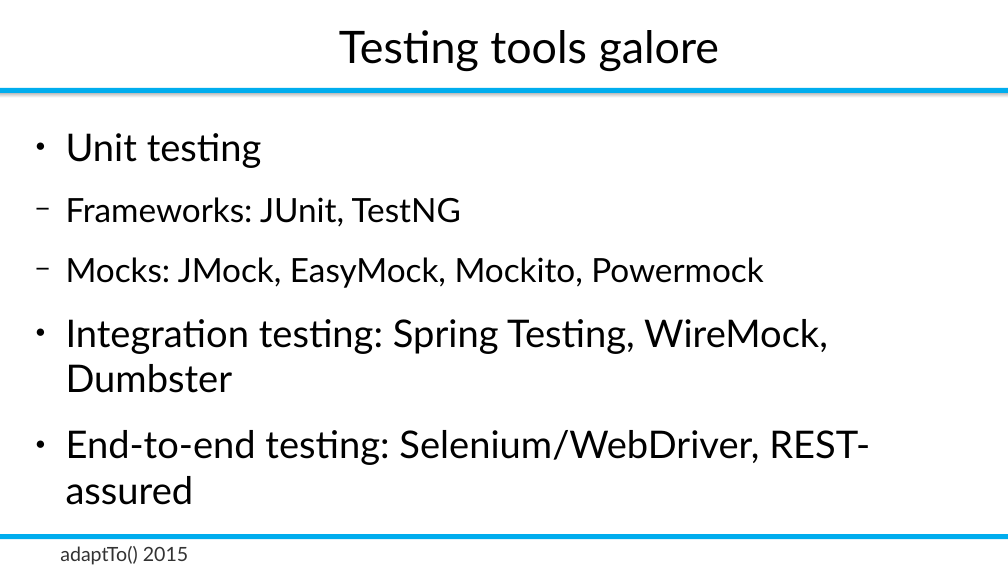
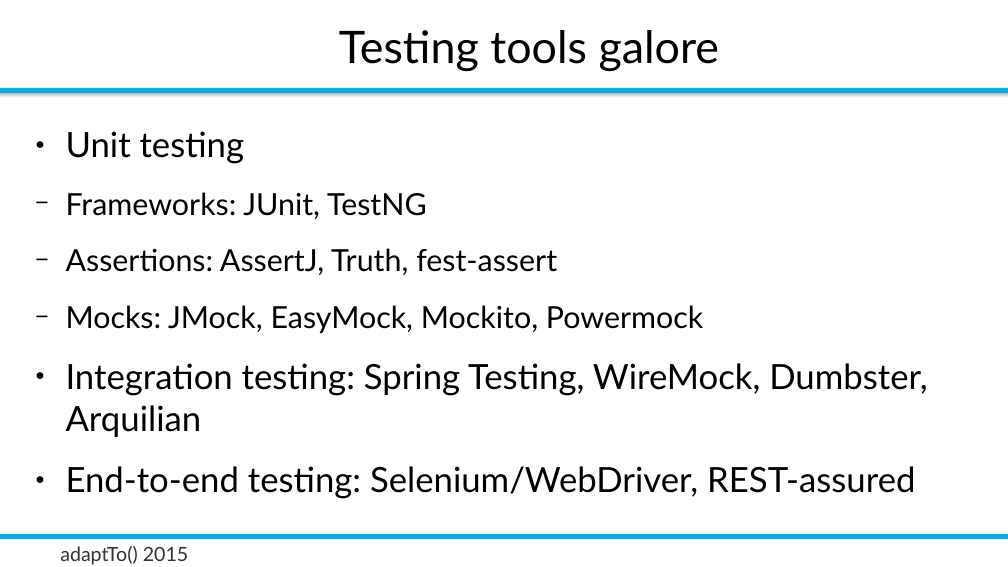
Before and after one commit to rombert/talks, a slide deck: slide 13 of adaptTo2015/How_Do_I_Test_My_Sling_Application-Robert_Munteanu.odp. Drawn at 1008x567 pixels with LibreOffice and Linux fonts; fonts in the diff are those of the drawing; background and template pictures are left out. Boxes give left, top, right and bottom in pixels: in the first picture for what was removed or moved away, otherwise in the second. Text is boxed around its words. In the diff, an @@ line names an element or a change of style, - is before the commit and + after.

```diff
--- a/adaptTo2015/How_Do_I_Test_My_Sling_Application-Robert_Munteanu.odp
+++ b/adaptTo2015/How_Do_I_Test_My_Sling_Application-Robert_Munteanu.odp
@@ text at [66,131,915,499]: size 27.2 to 24.8 pt in "Unit testing", "End-to-end testing: Selenium/WebDriver, REST-assured"; size 23.8 to 21.7 pt in "Frameworks: JUnit, TestNG", "Mocks: JMock, EasyMock, Mockito, Powermock" @@
@@ text at [66,248,557,275]: paragraph added @@
+  − Assertions: AssertJ, Truth, fest-assert
@@ text at [66,363,927,437]: text changed; size 27.2 to 24.8 pt @@
-● Integration testing: Spring Testing, WireMock, Dumbster
+● Integration testing: Spring Testing, WireMock, Dumbster, Arquilian
```
Also in this commit, not shown: 19 other slides changed, 2 other files.
